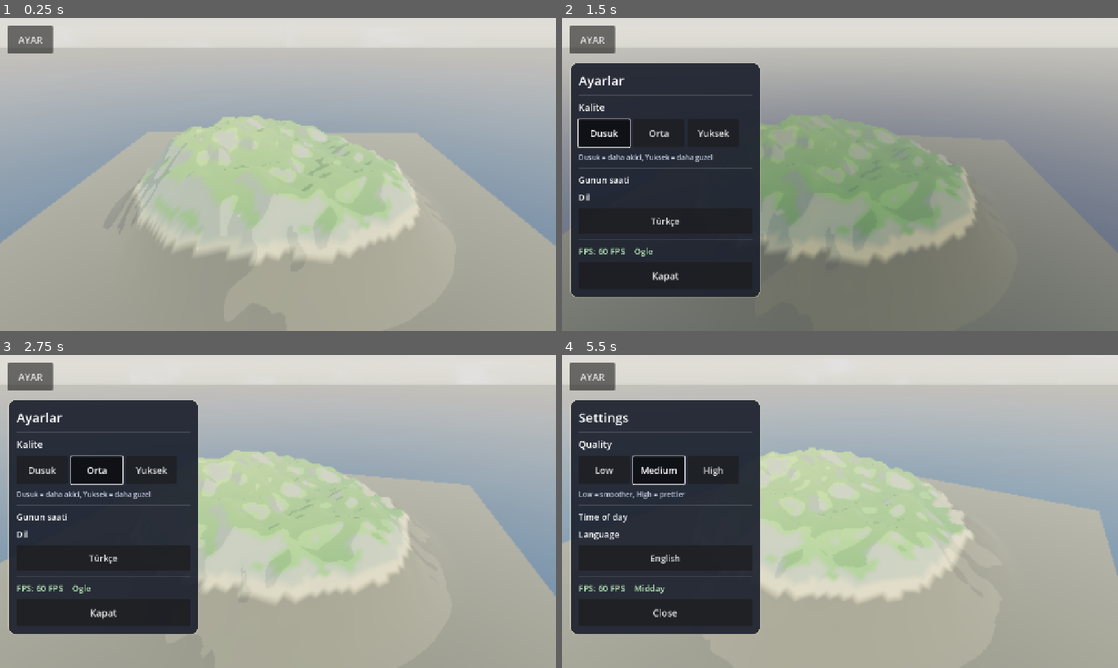
Above: before the commit, frames 1-4 (two rows, left to right).
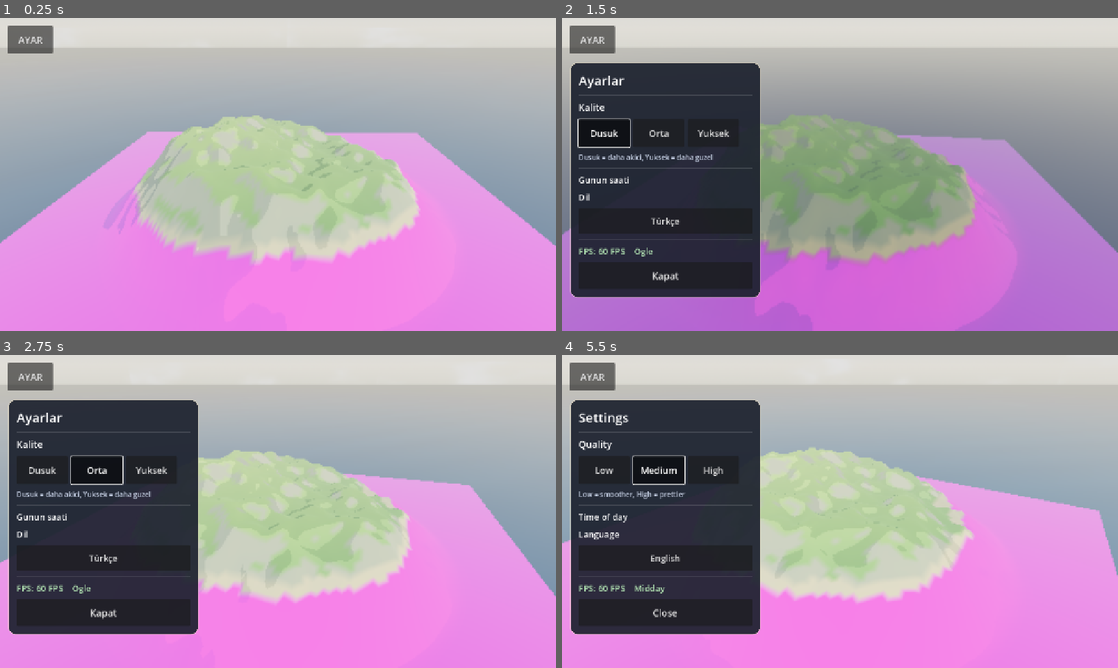
Above: after the commit, the same moments.

Repository: eraslan19j/game
Game: Godot game, scene res://scenes/world/world.tscn
Same seed, same stepped clock (60 frames per second), same inputs: the game is played once before the commit and once after it.
Inputs:
- Up to frame 1 (0.25 s): no input
- Up to frame 2 (1.5 s): click "AYAR" at 0.5 s; click "Dusuk" at 1.25 s
- Up to frame 3 (2.75 s): click "Orta" at 2 s
- Up to frame 4 (5.5 s): click "Yuksek" at 2.75 s; click "Türkçe" at 3.5 s; click "Low" at 4.25 s; click "Medium" at 5 s

The runs differ from the first frame. In frame 1, 38% of the frame differs, in the area x 0-100%, y 36-100%; in frame 2, 27%; in frame 3, 28%; in frame 4, 29%.

Commit message:
DEBUG (gecici): su alti arazi macenta
Co-authored-by: arena-agent <297053741+arena-agent@users.noreply.github.com>

Diff:
--- a/scripts/world/terrain.gd
+++ b/scripts/world/terrain.gd
@@ -218,7 +218,7 @@
 	var rock := Color(0.63, 0.58, 0.53)
 
 	if h < sea_level - 1.5:
-		return deep_sand
+		return Color(1.0, 0.0, 1.0)  # DEBUG
 	if h < sea_level + 1.0:
 		return sand.lerp(deep_sand, 0.25)
 	if normal_y < 0.78:
Binary file changed: ci_screenshot_preview.png
